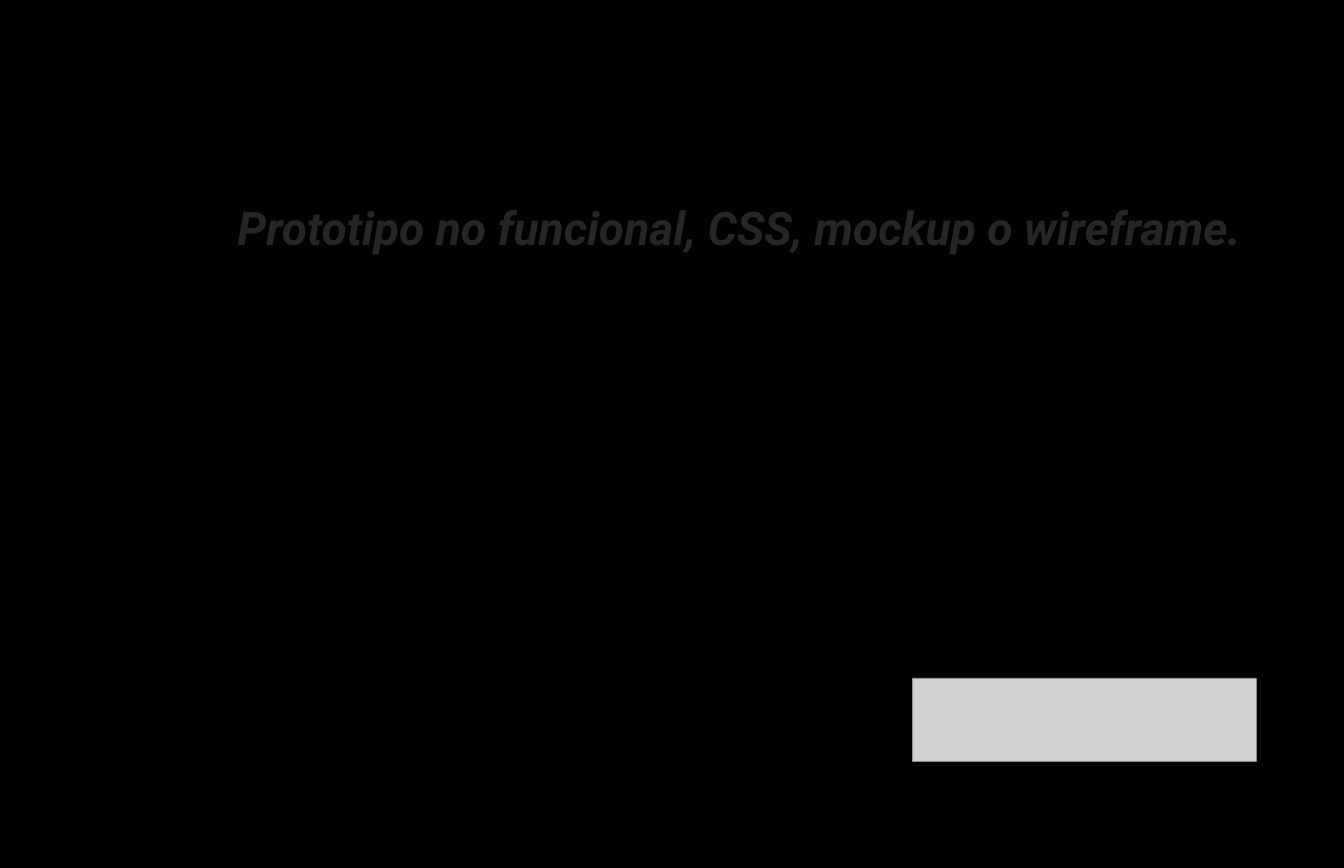
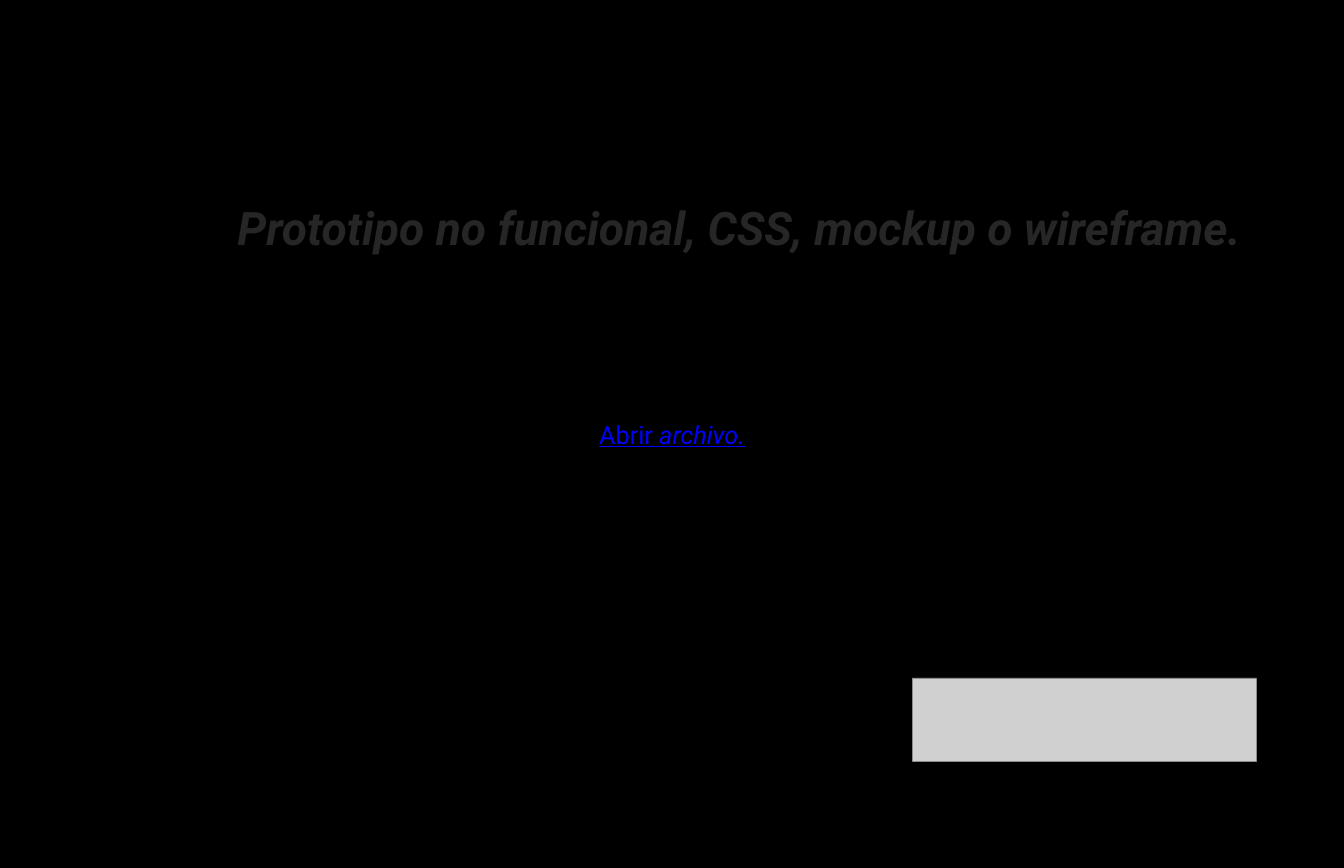
Before and after one commit to Qrlean/Qrlean, a slide deck: slide 9 of 3.Diseño/Presentacion2tri.pptx. Drawn at 1344x868 pixels with LibreOffice and Linux fonts; fonts in the diff are those of the drawing; grey boxes stand for pictures; background and template pictures are left out. Boxes give left, top, right and bottom in pixels: in the first picture for what was removed or moved away, otherwise in the second. Text is boxed around its words. In the diff, an @@ line names an element or a change of style, - is before the commit and + after.

```diff
--- a/3.Diseño/Presentacion2tri.pptx
+++ b/3.Diseño/Presentacion2tri.pptx
@@ text added at (x1=599, y1=425, x2=745, y2=447), 36 pt, text #0000FF, italic, underline @@
+Abrir archivo.
```
Also in this commit, not shown: 4 other slides changed, 1 slide added, 2 slides removed.
